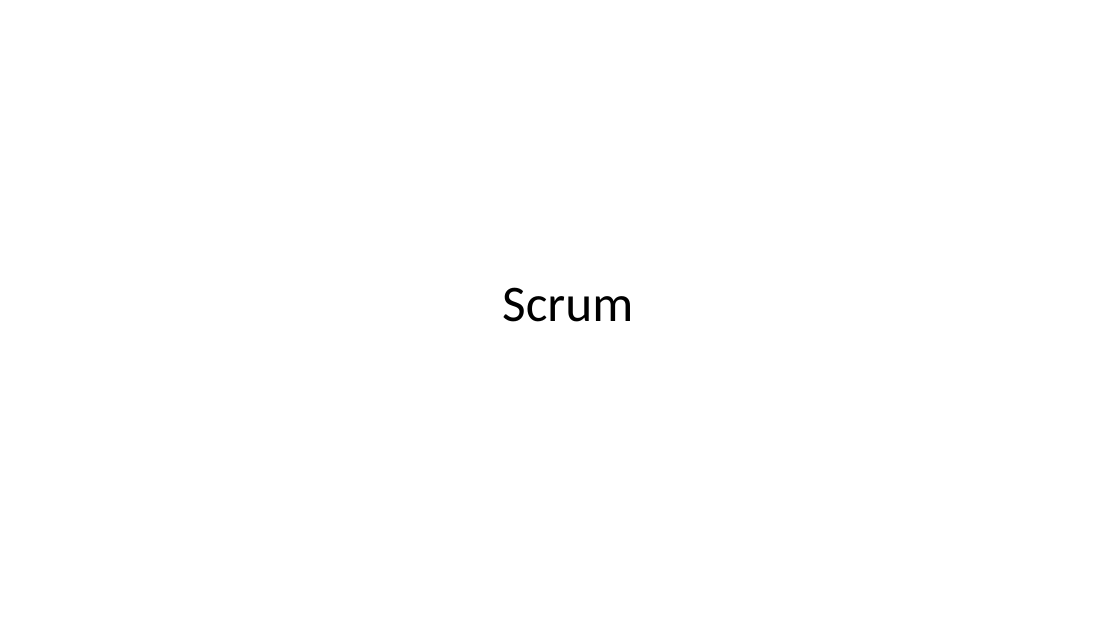
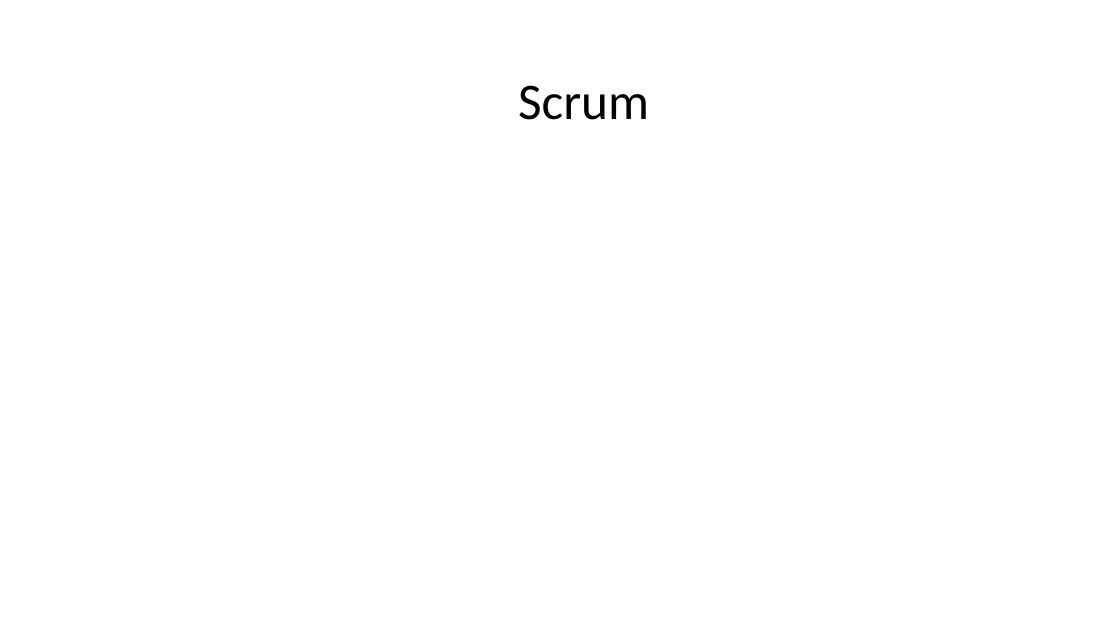
Before and after one commit to mldeanha/Team-4-Project, a slide deck: slide 29 of Project Assets/Team Shi Final Presentation.pptx (slide 21 before the commit). Drawn at 1120x630 pixels with LibreOffice and Linux fonts; fonts in the diff are those of the drawing. Boxes give left, top, right and bottom in pixels: in the first picture for what was removed or moved away, otherwise in the second. Text is boxed around its words. In the diff, an @@ line names an element or a change of style, - is before the commit and + after.

```diff
--- a/Project Assets/Team Shi Final Presentation.pptx
+++ b/Project Assets/Team Shi Final Presentation.pptx
@@ text "Scrum": place and size @@
-text "Scrum" at (502, 287, 633, 322)
+text "Scrum" at (518, 85, 649, 120)
@@ text "Scrum" at (518, 85, 649, 120): line spacing 0.9 to 1 @@
```
Also in this commit, not shown: 11 other slides changed, 9 slides added, 1 slide removed, 1 other file.
